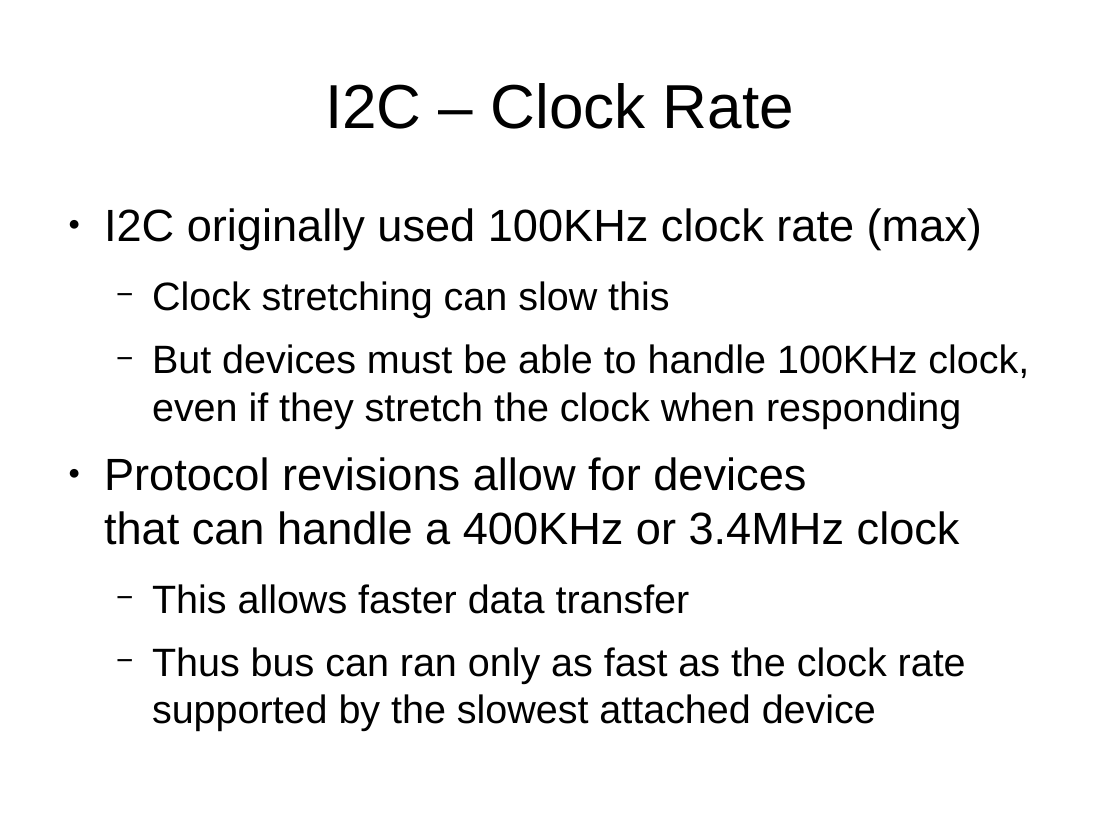
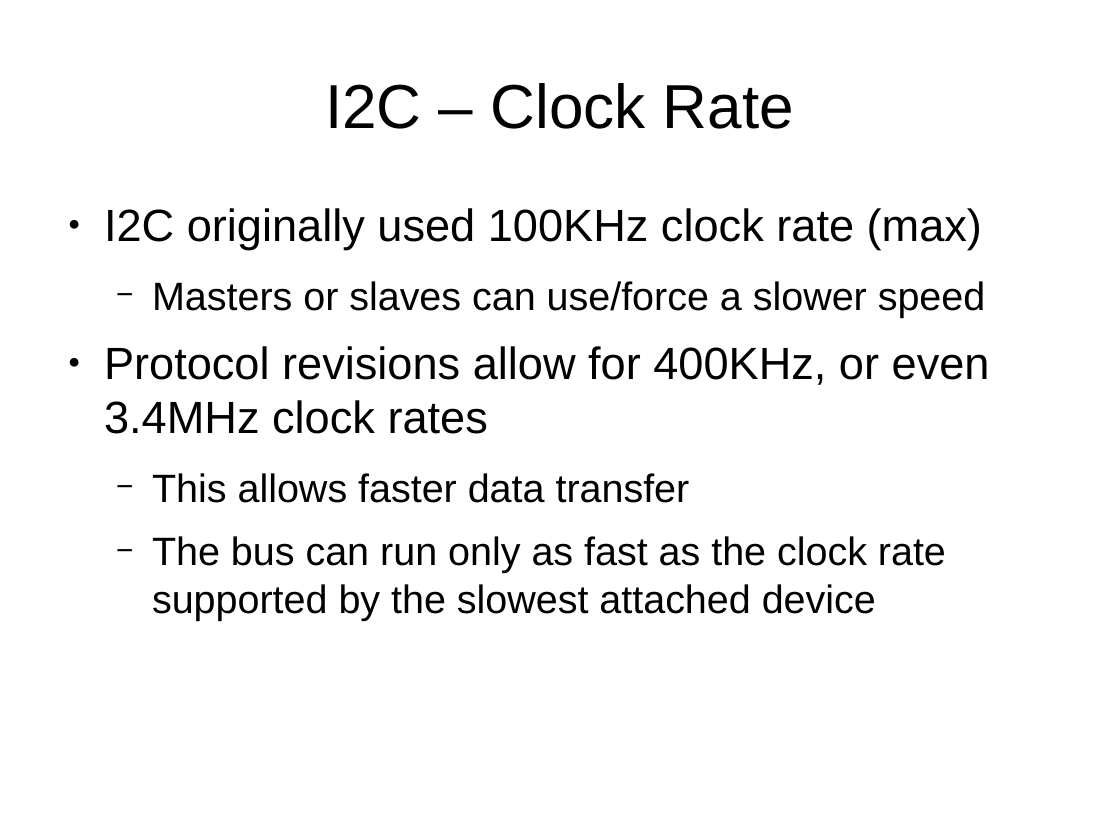
Before and after one commit to swarren/presentations, a slide deck: slide 21 of bus-protocols/bus-protocols.odp. Drawn at 1120x840 pixels with LibreOffice and Linux fonts; fonts in the diff are those of the drawing. Boxes give left, top, right and bottom in pixels: in the first picture for what was removed or moved away, otherwise in the second. Text is boxed around its words. In the diff, an @@ line names an element or a change of style, - is before the commit and + after.

Commit message:
Bus protocols: more tweaks during my final review
... and add a PDF version.

```diff
--- a/bus-protocols/bus-protocols.odp
+++ b/bus-protocols/bus-protocols.odp
@@ text at (104,281,990,434): text changed; size 28 to 32 pt @@
-  − Clock stretching can slow this
-  − But devices must be able to handle 100KHz clock,
-    even if they stretch the clock when responding
-● Protocol revisions allow for devices
-  that can handle a 400KHz or 3.4MHz clock
+  − Masters or slaves can use/force a slower speed
+● Protocol revisions allow for 400KHz, or even 3.4MHz clock rates
@@ text at (152,536,946,620): text changed @@
-  − Thus bus can ran only as fast as the clock rate supported by the slowest attached device
+  − The bus can run only as fast as the clock rate supported by the slowest attached device
```
Also in this commit, not shown: 16 other slides changed, 1 other file.
